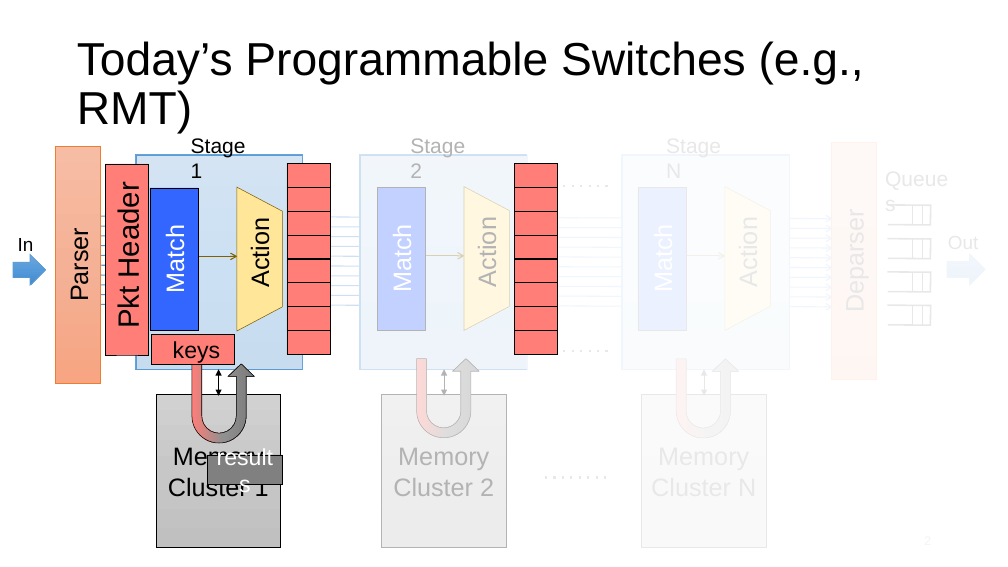
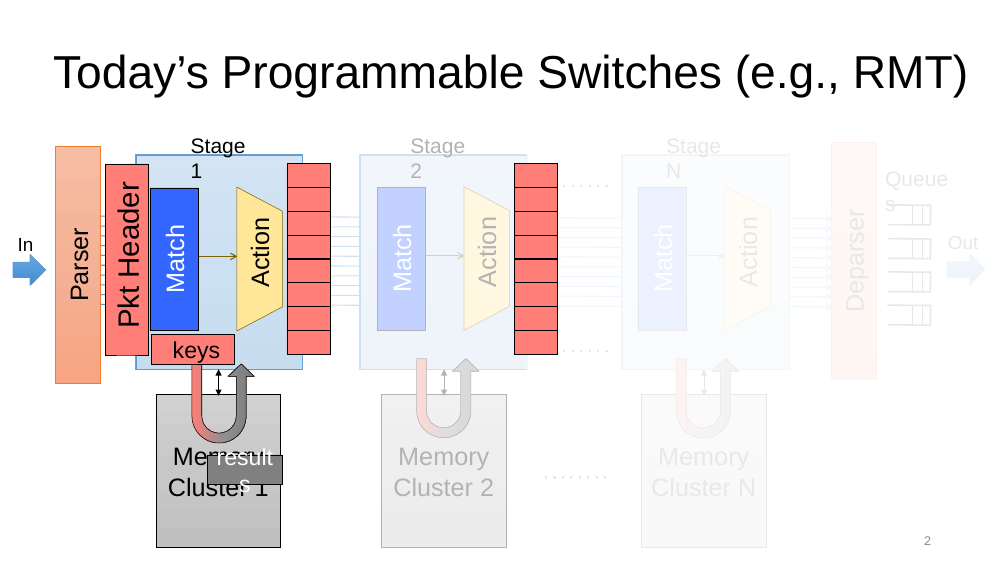
Before and after one commit to anirudhSK/drmt_talk, a slide deck: slide 2 of drmt.pptx. Drawn at 1008x567 pixels with LibreOffice and Linux fonts; fonts in the diff are those of the drawing. Boxes give left, top, right and bottom in pixels: in the first picture for what was removed or moved away, otherwise in the second. Text is boxed around its words. In the diff, an @@ line names an element or a change of style, - is before the commit and + after.

```diff
--- a/drmt.pptx
+++ b/drmt.pptx
@@ title "Today’s Programmable Switches (e.g., RMT)" rewrapped from <box>77,41,864,134</box> to <box>53,54,968,97</box> @@
@@ page number added at <box>924,536,931,545</box>, 12 pt, text #8C8C8C @@
+2
```
Also in this commit, not shown: 19 other slides changed, 6 slides added, 13 slides removed, 2 other files.
